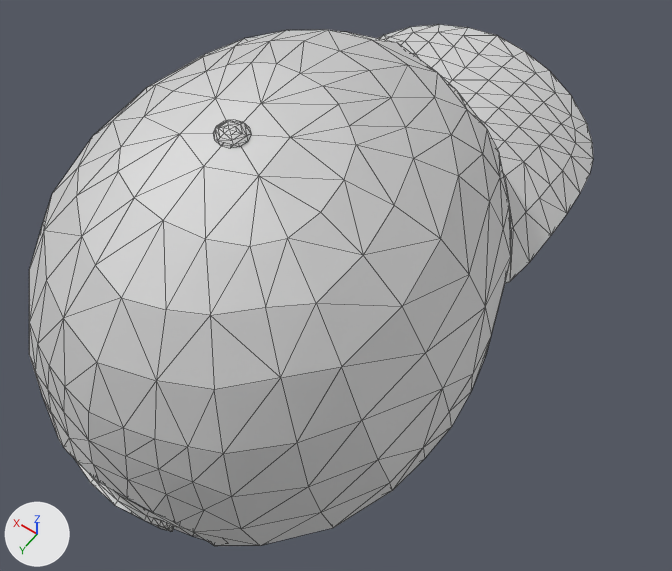
The OBJ model com.didimo.sdk.core/Runtime/Content/Fullbody/M2021_004_FULLBODY/BaseballHat.obj: old version first, new version second.
One viewpoint serves both versions: a camera (50 mm lens) standing at (-14.8, 16.6, 205.2) and looking at (0.3, -4.5, 172.1). The lights are fixed; the arrows at lower left show +X, +Y and +Z. Mesh edges are drawn as thin lines. Where no turn or scale is listed for an object, it has been applied to the vertices. Vertices at the same position are counted once.

The first picture shows 'BaseballHat'.
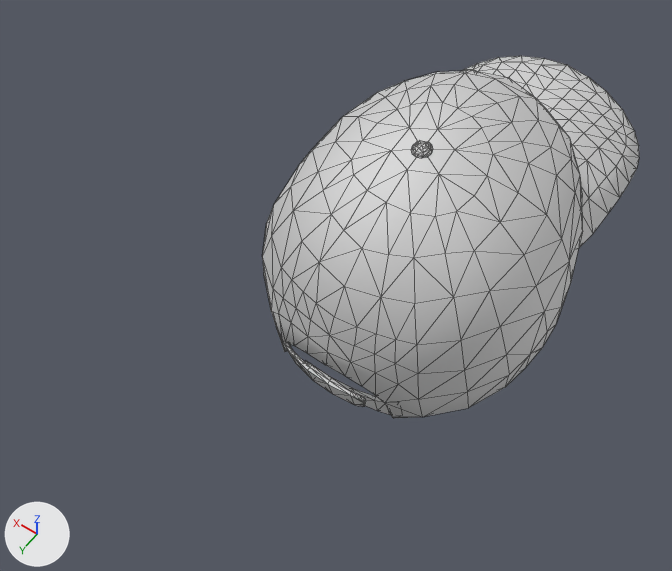
The edits, one by one:
me_baseballhat is used by ob_baseballhat; location (0.0, 0.0, 0.0).
me_baseballhat had 549 vertices, 1050 faces and spanned x -8.3..8.2, y -17.0..9.7, z 172.7..186.1.
me_baseballhat now has 549 vertices, 1050 faces and spans x -7.8..8.1, y -28.4..-3.4, z 164.0..175.7.
me_baseballhat part 1: the loose piece of 40 vertices spanning x -2.0..3.7, y 7.8..9.5, z 172.7..174.8 is scaled about its middle by (1, 0.824, 0.86), then moved by (0.1, -12.8, -8.9).
me_baseballhat part 2: the loose piece of 40 vertices spanning x -3.8..1.8, y 7.8..9.4, z 172.7..174.9 is scaled about its middle by (0.999, 0.805, 0.859), then moved by (0.2, -12.8, -8.9).
me_baseballhat part 3: the loose piece of 32 vertices spanning x -0.6..0.6, y 0.8..1.8, z 185.7..186.1 is scaled about its middle by (0.825, 0.898, 1.24), then moved by (0.2, -12.5, -10.4).
me_baseballhat part 4: 437 of 549 vertices moved; they spanned x -8.3..8.2, y -17.0..9.7, z 172.8..186.0 and now span x -7.8..8.1, y -28.4..-3.5, z 164.0..175.7; mean shift (0.2, -11.9, -9.4); largest move (0.0, 6.7, 183.5) -> (0.2, -6.3, 173.0).

Where the change shows, as pixel boxes [x1, y1, x2, y2] in the pictures (672 x 571 px; the box of a moved part takes in the faces that stretch with it):
'BaseballHat', reshaped (33% narrower, 30% shorter): before [29, 25, 593, 546]; after [262, 56, 639, 418]
part 1 of me_baseballhat, moved or reshaped: before [75, 460, 174, 531]; after [284, 342, 366, 407]
part 2 of me_baseballhat, moved or reshaped: before [93, 477, 205, 540]; after [304, 361, 391, 415]
part 3 of me_baseballhat, moved or reshaped: before [213, 119, 251, 148]; after [411, 140, 433, 158]
part 4 of me_baseballhat, moved or reshaped: before [29, 25, 593, 546]; after [262, 56, 639, 418]
